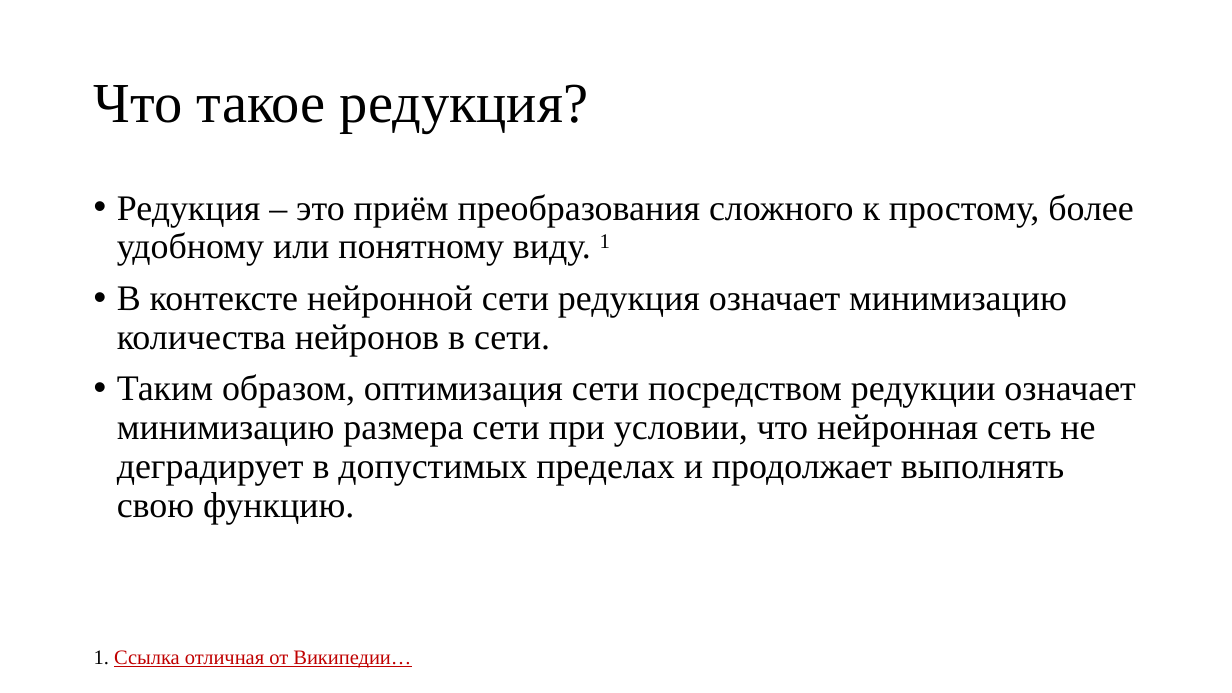
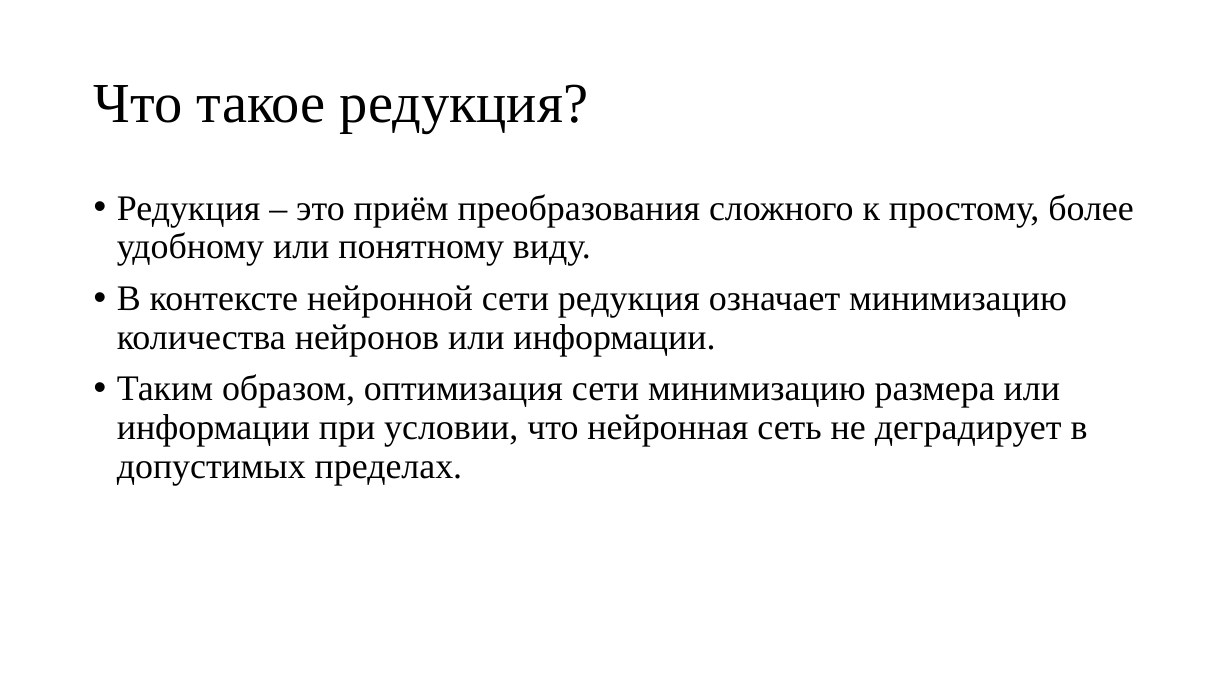
Before and after one commit to sven4500/masters-diploma, a slide deck: slide 9 of Презентация/Пезентация.ppt. Drawn at 1232x693 pixels with LibreOffice and Linux fonts; fonts in the diff are those of the drawing. Boxes give left, top, right and bottom in pixels: in the first picture for what was removed or moved away, otherwise in the second. Text is boxed around its words. In the diff, an @@ line names an element or a change of style, - is before the commit and + after.

```diff
--- a/Презентация/Пезентация.ppt
+++ b/Презентация/Пезентация.ppt
@@ text at (x1=117, y1=194, x2=1133, y2=486): text changed @@
-• Редукция – это приём преобразования сложного к простому, более удобному или понятному виду. 1
-• В контексте нейронной сети редукция означает минимизацию количества нейронов в сети.
-• Таким образом, оптимизация сети посредством редукции означает минимизацию размера сети при условии, что нейронная сеть не деградирует в допустимых пределах и продолжает выполнять свою функцию.
+• Редукция – это приём преобразования сложного к простому, более удобному или понятному виду.
+• В контексте нейронной сети редукция означает минимизацию количества нейронов или информации.
+• Таким образом, оптимизация сети минимизацию размера или информации при условии, что нейронная сеть не деградирует в допустимых пределах.
@@ text removed at (x1=94, y1=650, x2=411, y2=668) @@
-1. Ссылка отличная от Википедии…
```
Also in this commit, not shown: 12 other slides changed, 2 slides added, 6 slides removed.
